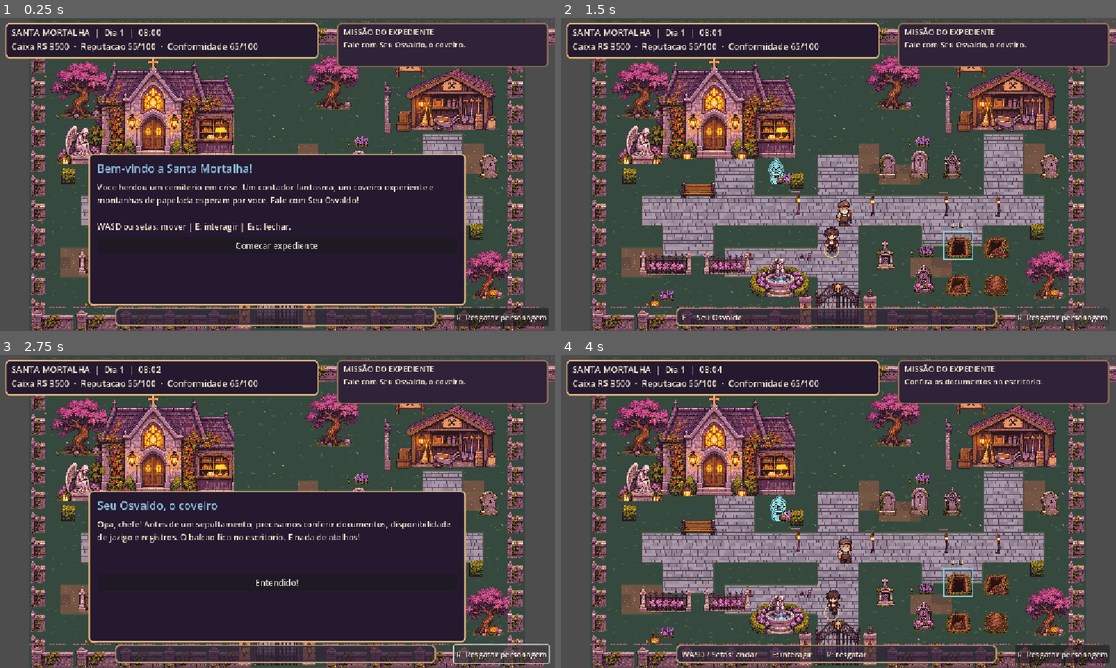
Above: before the commit, frames 1-4 (two rows, left to right).
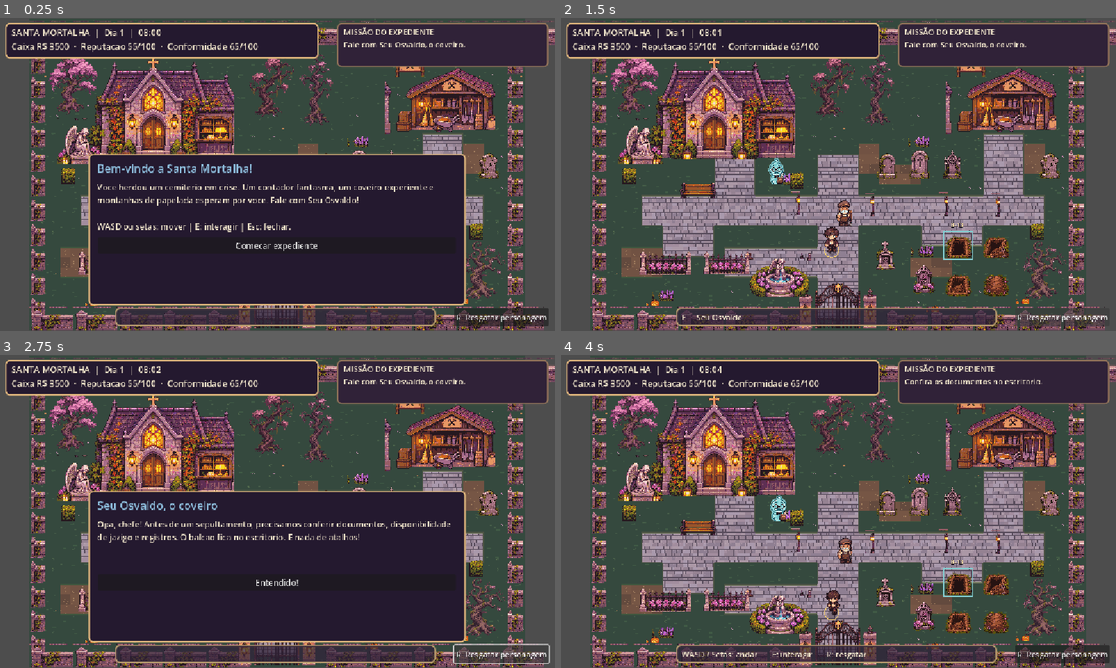
Above: after the commit, the same moments.

Repository: viniciushb104-png/descanse-em-paz
Game: Godot game, scene res://scenes/main.tscn
Same seed, same stepped clock (60 frames per second), same inputs: the game is played once before the commit and once after it.
Inputs:
- Up to frame 1 (0.25 s): no input
- Up to frame 2 (1.5 s): click "Comecar expediente" at 0.5 s; click "R Resgatar personagem" at 1.25 s
- Up to frame 3 (2.75 s): tap Enter at 2 s; hold Right (ui_right) from 2.03 s (still down); tap E at 2.1 s
- Up to frame 4 (4 s): release Right (ui_right) at 2.75 s; click "Entendido!" at 2.75 s; tap Space at 3.5 s; hold Down (ui_down) from 3.53 s (still down); tap R at 3.6 s

The runs differ from the first frame. In frame 1, 3.9% of the frame differs, in the area x 8-92%, y 11-92%; in frame 2, 3.9%; in frame 3, 3.9%; in frame 4, 3.9%.

Commit message:
feat: inserir arvores goticas originais em camada separada

Diff:
--- a/scenes/main.tscn
+++ b/scenes/main.tscn
@@ -1,10 +1,11 @@
-[gd_scene load_steps=7 format=3]
+[gd_scene load_steps=8 format=3]
 
 [ext_resource type="Script" path="res://scripts/main.gd" id="1_main"]
 [ext_resource type="Script" path="res://scripts/player.gd" id="2_player"]
 [ext_resource type="Script" path="res://scripts/world/ground_layer.gd" id="3_ground"]
 [ext_resource type="Script" path="res://scripts/world/props_layer.gd" id="4_props"]
 [ext_resource type="Script" path="res://scripts/world/graves_layer.gd" id="5_graves"]
+[ext_resource type="Script" path="res://scripts/world/trees_layer.gd" id="6_trees"]
 
 [sub_resource type="CircleShape2D" id="CircleShape2D_player"]
 radius = 10.0
@@ -15,6 +16,10 @@
 [node name="GroundLayer" type="Node2D" parent="."]
 z_index = -20
 script = ExtResource("3_ground")
+
+[node name="TreeLayer" type="Node2D" parent="."]
+z_index = -5
+script = ExtResource("6_trees")
 
 [node name="PropsLayer" type="Node2D" parent="."]
 script = ExtResource("4_props")
--- a/scripts/main.gd
+++ b/scripts/main.gd
@@ -4,6 +4,7 @@
 
 const WORLD := Vector2(1536.0, 960.0)
 const GRAVE_LAYOUT = preload("res://scripts/world/graves_layout.gd")
+const TREE_LAYOUT = preload("res://scripts/world/trees_layout.gd")
 ## Piso e objetos agora vivem em camadas separadas.
 const PAPER := Color("#f0e5cb")
 const NIGHT := Color("#24192f")
@@ -393,4 +394,6 @@
         return false
     if GRAVE_LAYOUT.is_blocked(world_position):
         return false
+    if TREE_LAYOUT.is_blocked(world_position):
+        return false
     return true
--- a/scripts/map_art.gd
+++ b/scripts/map_art.gd
@@ -80,15 +80,12 @@
     stamp(ctx, "family_plot", 333, 703, 159, 83)
 
 static func paint_decoration(ctx: Node2D) -> void:
-    stamp(ctx, "tree", 61, 118, 180, 192)
-    stamp(ctx, "tree", 850, 99, 167, 183)
-    stamp(ctx, "tree", 1340, 704, 143, 164)
     stamp(ctx, "statue", 89, 305, 137, 143)
     stamp(ctx, "fountain", 489, 723, 195, 136)
     stamp(ctx, "bench", 274, 481, 122, 73)
     for p in [Vector2(622, 532), Vector2(851, 536), Vector2(1080, 534), Vector2(1240, 537)]:
         stamp(ctx, "lantern", p.x, p.y, 29, 73)
-    for p in [Vector2(173, 839), Vector2(1040, 859), Vector2(1410, 805)]:
+    for p in [Vector2(173, 839), Vector2(1040, 859), Vector2(1320, 834)]:
         stamp(ctx, "pumpkin", p.x, p.y, 40, 46)
     for p in [Vector2(570, 467), Vector2(984, 352), Vector2(995, 690), Vector2(192, 827)]:
         stamp(ctx, "flowerbed", p.x, p.y, 66, 46)
--- /dev/null
+++ b/scripts/world/trees_layer.gd
@@ -0,0 +1,17 @@
+extends Node2D
+## Grupo independente das arvores: nenhum PNG e recortado de atlas.
+const TREE_DATA = preload("res://scripts/world/trees_layout.gd")
+
+func _ready() -> void:
+    texture_filter = CanvasItem.TEXTURE_FILTER_NEAREST
+    for item in TREE_DATA.ITEMS:
+        var sprite := Sprite2D.new()
+        sprite.name = str(item["id"])
+        sprite.texture = item["texture"]
+        sprite.centered = false
+        sprite.position = item["pos"]
+        var bounds: Vector2 = item["size"]
+        var source_size: Vector2 = sprite.texture.get_size()
+        sprite.scale = Vector2(bounds.x / source_size.x, bounds.y / source_size.y)
+        sprite.texture_filter = CanvasItem.TEXTURE_FILTER_NEAREST
+        add_child(sprite)
--- /dev/null
+++ b/scripts/world/trees_layout.gd
@@ -0,0 +1,16 @@
+extends RefCounted
+## Lote 2 - quatro arvores goticas autorais, cada PNG isolado com alpha.
+## pos representa o canto superior esquerdo em coordenadas do mapa (1536x960).
+## hit abrange apenas o tronco e as raizes, nunca a copa inteira.
+const ITEMS = [
+    {"id":"Arvore_01", "texture":preload("res://assets/trees/Arvore_01.png"), "pos":Vector2(57,101), "size":Vector2(160,197), "hit":Rect2(119,280,34,17)},
+    {"id":"Arvore_02", "texture":preload("res://assets/trees/Arvore_02.png"), "pos":Vector2(833,105), "size":Vector2(112,230), "hit":Rect2(874,314,30,21)},
+    {"id":"Arvore_06", "texture":preload("res://assets/trees/Arvore_06.png"), "pos":Vector2(1334,682), "size":Vector2(144,190), "hit":Rect2(1390,853,33,20)},
+    {"id":"Arvore_10", "texture":preload("res://assets/trees/Arvore_10.png"), "pos":Vector2(676,103), "size":Vector2(151,205), "hit":Rect2(738,288,32,19)}
+]
+static func is_blocked(world_position: Vector2) -> bool:
+    for item in ITEMS:
+        var region: Rect2 = item["hit"]
+        if region.has_point(world_position):
+            return true
+    return false
--- /dev/null
+++ b/tests/trees_smoke.gd
@@ -0,0 +1,49 @@
+extends SceneTree
+const DATA = preload("res://scripts/world/trees_layout.gd")
+
+func _initialize() -> void:
+    call_deferred("_run")
+
+func _run() -> void:
+    var level: Node2D = load("res://scenes/main.tscn").instantiate()
+    root.add_child(level)
+    await process_frame
+    if not level.has_node("TreeLayer"):
+        push_error("Camada TreeLayer ausente")
+        quit(51)
+        return
+    if DATA.ITEMS.size() != 4:
+        push_error("Lote inicial deve conter 4 arvores")
+        quit(52)
+        return
+    var roots := {}
+    for item in DATA.ITEMS:
+        var id: String = str(item["id"])
+        if roots.has(id):
+            push_error("Identificador duplicado: " + id)
+            quit(53)
+            return
+        roots[id] = true
+        var sprite := level.get_node_or_null("TreeLayer/" + id) as Sprite2D
+        if sprite == null or sprite.texture == null:
+            push_error("Sprite da arvore ausente: " + id)
+            quit(54)
+            return
+        var pos: Vector2 = item["pos"]
+        var size: Vector2 = item["size"]
+        if pos.x < 0 or pos.y < 0 or pos.x + size.x > 1536 or pos.y + size.y > 960:
+            push_error("Arvore cortada no mapa: " + id)
+            quit(55)
+            return
+    for path_point in [Vector2(748,714),Vector2(1125,630),Vector2(425,476),Vector2(1270,407),Vector2(778,638),Vector2(572,500)]:
+        if DATA.is_blocked(path_point):
+            push_error("Arvore bloqueou spawn ou interacao " + str(path_point))
+            quit(56)
+            return
+    var player := level.get_node("Player") as CharacterBody2D
+    if not level.is_walkable(player.global_position):
+        push_error("Jogador aparece preso no mapa")
+        quit(57)
+        return
+    print("TREES OK: 4 PNGs, escala, enquadramento, troncos e interacoes livres")
+    quit(0)
Binary file added: assets/trees/Arvore_01.png
Binary file added: assets/trees/Arvore_02.png
Binary file added: assets/trees/Arvore_06.png
Binary file added: assets/trees/Arvore_10.png
Not shown, added: docs/TREES_V07.md
